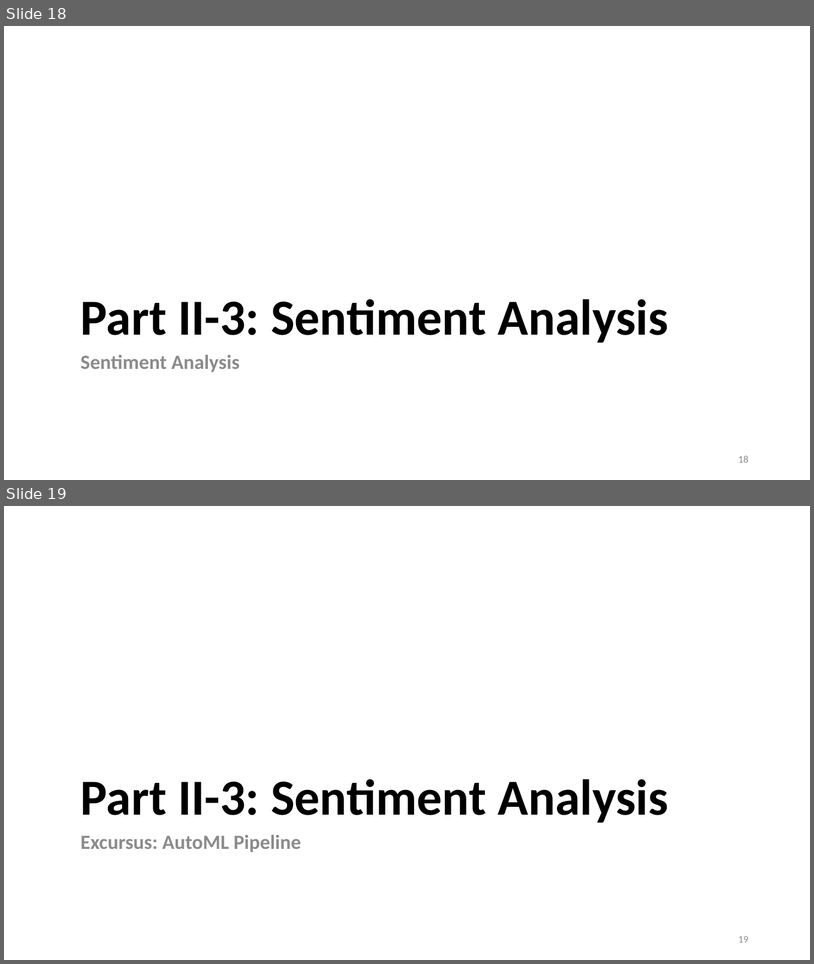
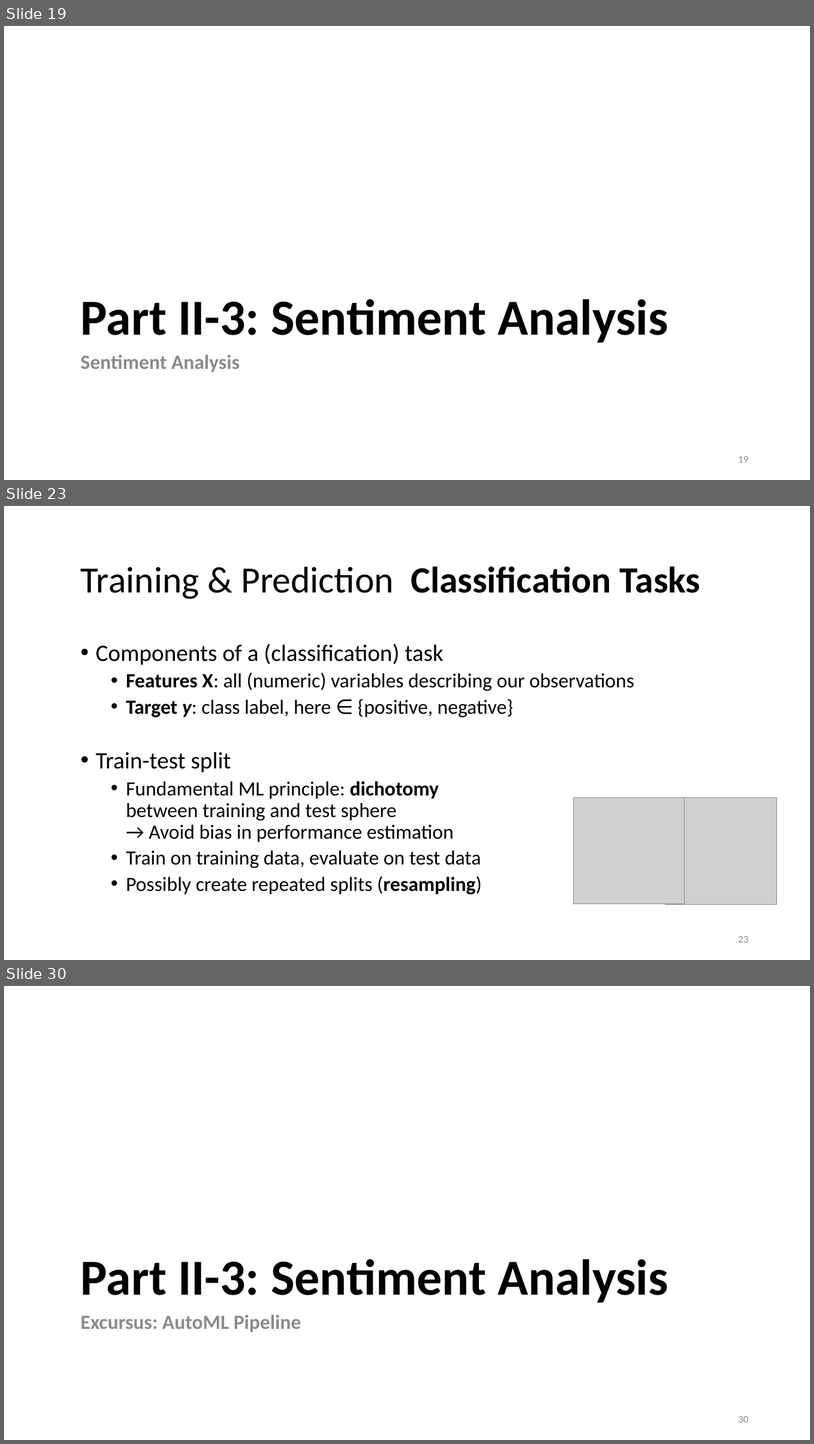
Before and after one commit to lisa-wm/consulting, a slide deck: 5_seminar/Contents_Part_02/slides/slides_II_3.pptx. Shown one above the other, each under a label of ours: slides 18 and 19 before the commit, slides 19, 23 and 30 after it; the slides between them are not shown. The pictures are 814x964 and 814x1444 pixels, drawn with LibreOffice and Linux fonts; fonts in the diff are those of the drawing; grey boxes stand for pictures. Boxes give left, top, right and bottom in pixels: in the first picture for what was removed or moved away, otherwise in the second. Text is boxed around its words. In the diff, an @@ line names an element or a change of style, - is before the commit and + after.

```diff
--- a/5_seminar/Contents_Part_02/slides/slides_II_3.pptx
+++ b/5_seminar/Contents_Part_02/slides/slides_II_3.pptx
@@ slide 23 added at [4, 506, 810, 960], background #FFFFFF @@
@@ title added at [81, 566, 701, 599], 44 pt, text #000000 @@
+Training & Prediction Classification Tasks
@@ text added at [96, 643, 635, 894], 24 pt, text #000000 @@
+• Components of a (classification) task
+  • Features X: all (numeric) variables describing our observations
+  • Target y: class label, here ∈ {positive, negative}
+• Train-test split
+  • Fundamental ML principle: dichotomy
+    between training and test sphere
+    → Avoid bias in performance estimation
+  • Train on training data, evaluate on test data
+  • Possibly create repeated splits (resampling)
@@ picture added at [574, 797, 685, 903] @@
@@ picture added at [666, 798, 777, 904] @@
@@ page number added at [738, 936, 749, 942], 12 pt, text #8C8C8C @@
+23
@@ what was slide 18 is now slide 19 @@
@@ page number at [738, 456, 749, 462]: text changed @@
-18
+19
@@ what was slide 19 is now slide 30 @@
@@ page number at [738, 1416, 749, 1422]: text changed @@
-19
+30
```
Also in this commit, not shown: 3 slides changed, 11 other slides added, 1 slide removed, 3 other files.
